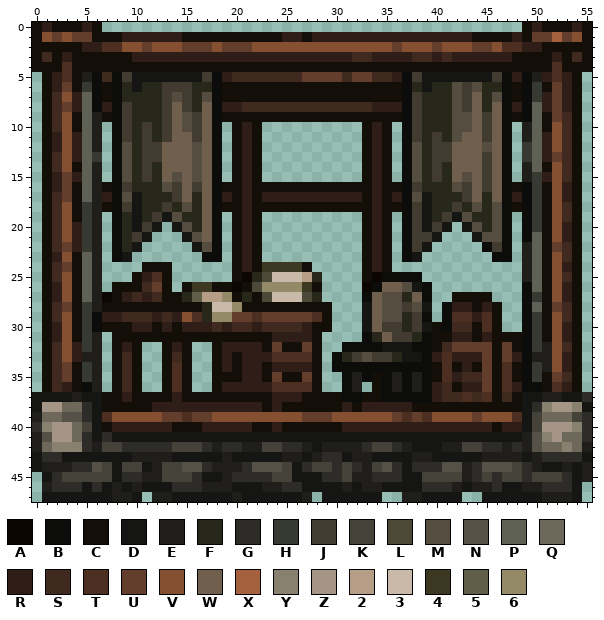
One commit to this pixel-art sprite: content/Entities/Structures/Buildings/Headquarters/headquarters.00.png. Above is the file before it was changed.
The file is 56x48 pixels. Colours within 5 levels of each other are drawn and written as one.
Palette (. is transparent): A #0c0502  B #0c0c0b  C #140e08  D #151514  E #1f1e1b  F #28281a  G #2e2c29  H #373933  J #413c2f  K #45423a  L #4c4938  M #544d40  N #565146  P #5f6154  Q #6e685a  R #2f1e17  S #40291f  T #4d2f21  U #643e2d  V #854f32  W #715f4d  X #a5613d  Y #89816f  Z #a59587  2 #b59e85  3 #c9b9a8  4 #3c3822  5 #605d48  6 #948a68
Pixels before (only the part around the change), first column x 0:
 0 CRCCCRC..........................................CRCCCRC
 1 CVUVUUCCCRRRRRRCCCCCCCCCCRRCRRRRRRRRRRRRRRRRCCCCRCUUXUVC
 2 CCCCCRRTTVVUVVVUUUVUUUVVVVVVVVVVVVVVUVVVUVVVUUVTTRRCCCCC
 3 CSCRCCCCCCRRRRRRRRRRRRRRRRRRRRRRSSRRRRSSRSRRRRRRCCCCRCSC
 4 CCCTCCCCCCCCCCCCCCCCCCCCCCCCCCCCCCCCCCCCCCCCCCCCCCCCTCCC
 5 .CRTCEBSBJDDDDDDDJBRSSSSSSSUUUUSUUSSRBJDDDDDDDJBRBERTRC.
 6 .CRUCHBCBFDFFJJJFFBCCCCCCCCCCCCCCCCCCBFDFFMJMFFBCBHCURC.
 7 .CSVRPBCBFFFFJMJFMBCCCCCCCCCCCCCCCCCCBJFFFMJWFMBCBHRURC.
 8 .CSURPBRBJFFFJWJFWBRRSSSSSSSSSSSSSRRRBJFFFMJWFWBRBPRURC.
 9 .CSVCPECBJFFFJWMJWBCCCCCCCCCCCCCCCCCCBJFFFMMWJWBCBPCUSC.
10 .CSVCPE.BJFJFJWMJWB.CRC..........CRC.BJFFFMMWJWB.EPCVSC.
11 .CRVRPE.BJFJFJWWJWB.CRC..........CRC.BJFJFMWWJWB.EPRVSC.
12 .CRVRPE.BMFJJWWWMWB.CRC..........CRC.BMFJJWWWMWB.HPRVSC.
13 .CSVRPH.BMFJJWWWMWB.CRC..........CRC.BMFJJWWWJWB.HPRUSC.
14 .CSVCPE.BMFJFWWWMWB.CRC..........CRC.BMFJFWWWJWB.EPCVSC.
15 .CRURPE.BMFJFWMWMWB.CRC..........CRC.BMFJFWMWJWB.EHRVSC.
16 .CRUCPECBJFFFMJWJWBCCRCCCCCCCCCCCCRCCBJFFFMJWJWBCBHCVRC.
17 .CSUCPERBMDFFFJWFWBRCRCRRRRRRRRRRCRCRBMDFFFJWFWBRBHCVRC.
18 .CSVCHECBJDFFJFMFWBCCRCCCCCCCCCCCCRCCBJDFFJFMFMBCBHCVSC.
19 .CSVCHE.BFDFJDMFFWB.CRC..........CRC.BJDFJDMFFMB.BHCVSC.
20 .CSVRHE.BFDJD.DMFWB.CRC..........CRC.BJDJD.DMFMB.BHCVRC.
21 .CSVRHE.BFJD...DMWB.CRC..........CRC.BJJD...DMMB.BPCVRC.
22 .CSURHE.BFD.....DMB.CRC..........CRC.BJD.....BJB.EPCUSC.
23 .CRVCPE.BD.......BB.CRC..........CRC.BD.......BB.EPCVSC.
24 .CSUCPE....CCC......CRC4444C.....CRC.............EPCVRC.
25 .CSVCPE...CRTC......CAFL3332F....CABBBB..........EPCVSC.
26 .CRVCPE.CCCSUC.C44CCACL66664C....ABWWMDB.........BPCVRC.
27 .CRVCPEACRSRSCCF5226CFCL333LF....BWMMFWB..CCCC...BHCVRC.
28 .CSUCHECCCCCCCCCCF336CCCCCCCCC...DWMMJMD.BRRCRC..BPCUSC.
29 .CSVCHBRRSSSRSRVTF66UUTUUUUUTC...DWMMFJB.BTTRTC..BHCVSC.
30 .CRVCHBCCCRRCRCRRRSRSSRSSSSRCC...DWJJFJDCBSSCTC..BHCVRC.
31 .CRVCHE.CCCCCCCCCCCCCCCCRRRRC....BFWJJFBCCRRCRCCCBHCVRC.
32 .CSVRHE.CRC..CRC..CRRRRCUCCUC..BBBBDDDBBCSUUUUCUCBHEVSC.
33 .CSVREE.CSC..CSC..CRCRRRTTTTC.BFJMJJFDDBRTRRRUCURBEEVRC.
34 .CSUCHE.CSC..CTC..CRCRRCRRRRC.BBBBBBBBBBCTCRCUCTCBHEVRC.
35 .CSUCHE.CSC..CTC..CCCRRCUCCUC..BEBCBEBEBCTRSSUCTCBHCUSC.
36 .CSRCBE.CSC..CTC..CRRRRRTTTTC..BE.CBEBEBRSCRRUCTRBBCTRC.
37 DDDDEDDCCRCCCCRCCCCCCCCCRRRCCCCBBCCBBBBBRSSTSTCSCDDEEDDG
38 DZZQQGDCCCCCRRRRRRRRRRRCRCCCCCCRCRRRRRCCCCCCCCCCCDGYZZYD
39 EQQNNGDTVVVVVUUTUUVVVVVVVVVUUUVVVVVVUTUTVVVVUVVVTDKQQQKG
40 GYZZQKDCRRRRRRCCCRRRRRCCRCCCCCCRRRRRRRRRRRRRRRCRRDKZZZYG
41 ENZZQGDGDDDDDDDDDDDDDDDDDDDDDDDDDDDDDDDDDDDDDDDDDENYZQQG
42 EQYYYGEKKGGGGGKKKGEGGEEKKGGEDEEEEGKKGEDDDEEKKGGEGENQQYQE
43 DGGDDDDDDDEEEEDDDDDEDDDDDEEDEGGDEEDDDDEEDDDDDEEEEDEGGGGD
44 DEEEGGNKDKKDEKKNNGEEEGNNNKDGKKGKGEKNGDGGGNNEGNNNKGEDDEDE
45 .DGKKKKKDGGEEKKKGDDEGGGGKKDDDGGKEEGGGDDKKKKEGKGKKGKKKGDE
46 .EGGGDGDEDEDDDGGGEEEDDDEEGGDDDDEDEEDDDDGGGEDEEGDDEEGGGD.
47 .DDDDDDDEED.EEDDDDDDEDDDDDDE.DDDDDD..EEDDDD..DDDDDDEEED.
After:
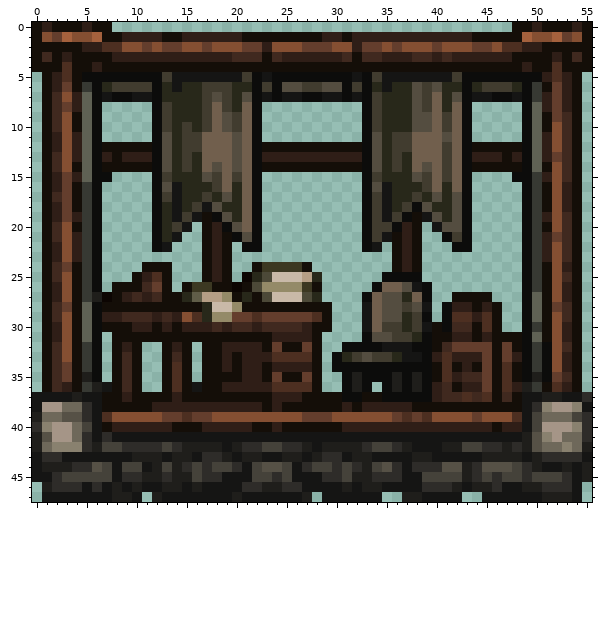
Edits made:
Changed rows in their new state; - is an unchanged pixel.
first column x 2:
 0 -----C----------------------------------------C-----
 1 -XVVX------CCRRRRRR----CC-C--C----------------CXVV--
 2 -----------UUVV--VV-UR---UUU--RUU-------------------
 3 ------RR----------SSSCS------SC-S-------------------
 4 ----R------------------------------------------R----
 5 ---B-B-BBBBJ---DDDDJBDBBBBBBBBDBJDDDD---JBBBB-B-B---
 6 -----FJJJJBFDF-JJJFFBJBMMJJMMBJBFDFFMJM-FBFJJJF-----
 7 -----D-BDDBFFF-JMJFMBDBDDBBDDBDBJFFFMJW--BDDB-D-----
 8 -----.....B-FF-JWJFWB..........BJFFFMJW-WB.....-----
 9 ----B.....B-FFFJWMJWB..........BJFFFMMWJWB.....-----
10 ----B-....B-FJFJWMJWB----------BJFFFMMWJWB....-B----
11 ----B-....BMFJ--WWMWB----------BMFJJWWWMWB....-B----
12 ----BCCCCCBMFJJ-WWMWBCCCCCCCCCCBMFJJWWW--BCCCCCB----
13 ----BRCRRRBMFJF-WWMWBRRRRRRRRRRBMFJFWWW--BRRRCRB----
14 ----BCCCCCBMFJF-MWMWBCCCCCCCCCCBMFJFWMWJ-BCCCCCB----
15 ----BB....BJFFFMJWJWB----------BJFFF-JWJ-B....BB----
16 ---HB.....B-DFFFJWFWB..........BMDFFFJW-WB.....-----
17 ---HB.....BJDF-JFMFWB..........BJDFFJFM-MB.....-----
18 RU--B.....BFDFJDMFFWB..........BJDFJBM--MB.....----R
19 RUR-B-....BFDJDC-MFWB----------BJDJ-C-MFMB....---R--
20 --C-B-....BFJD.CRBMWB----------BJJBRC.DMMB....-----S
21 ----B-....BFD..CRCBMB----------BJDCRC..BJB....--HRUS
22 RV--B-...-BD--.CRC.BB----------BD.CRC.--BB-...-BHRV-
23 --RHB-..-------CRC...----------...CRC-------..-BHR--
24 ---HB----------CRC..-----------...CRC----------BH---
25 ---HB----------CRC.------------..--------------BH---
26 ---HB--------------------------.----------------H---
27 ---H--------------------------------------------P---
28 ---PB-----------------------------------------------
29 ---P--------------------------------------------P---
30 ---P------------------------------------------------
31 ---PB---------------------------MM--------------P---
32 --C-B----------C---------------------------------B--
33 --CHB----------C--------------------------------HB--
34 ----B----------C---------------------------------B--
35 ---EB----------C----------------B---------------EB--
36 ---H-D--------DC---------------B.--------------EH---
first column x 0:
42 -------------KGEEE-DEGG--
43 -------------DEE-GG--EE--
44 --------------EGK-KKGDK--
45 D------------GEEKGGDDDKKG
46 -------------EEDEDDD-GG--
47 -------------D-----------
Changed places in both pictures, as pixel boxes (x1, y1, x2, y2):
changed: (52, 22, 572, 392)
changed: (162, 442, 282, 502)
added: (32, 472, 42, 482)
